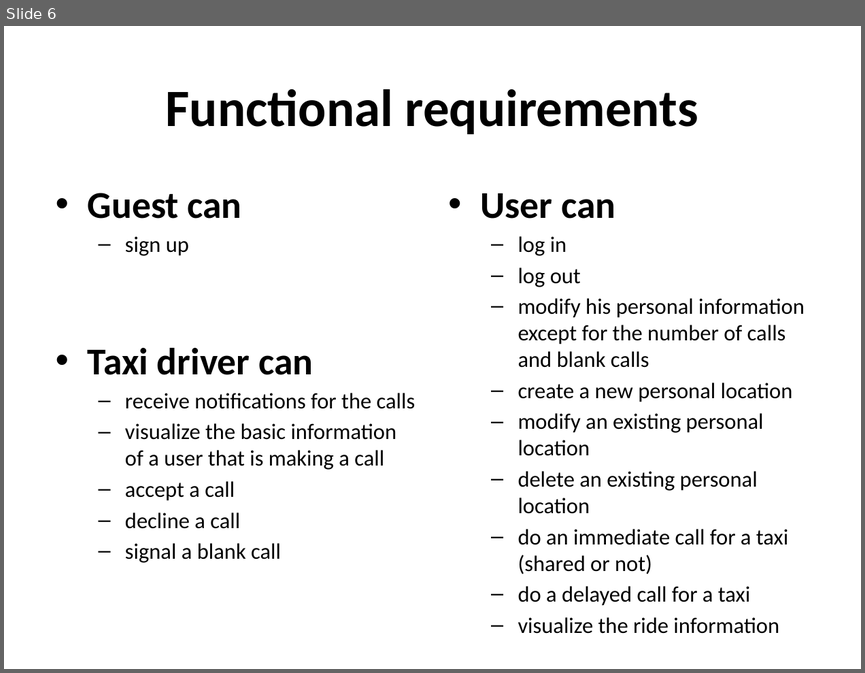
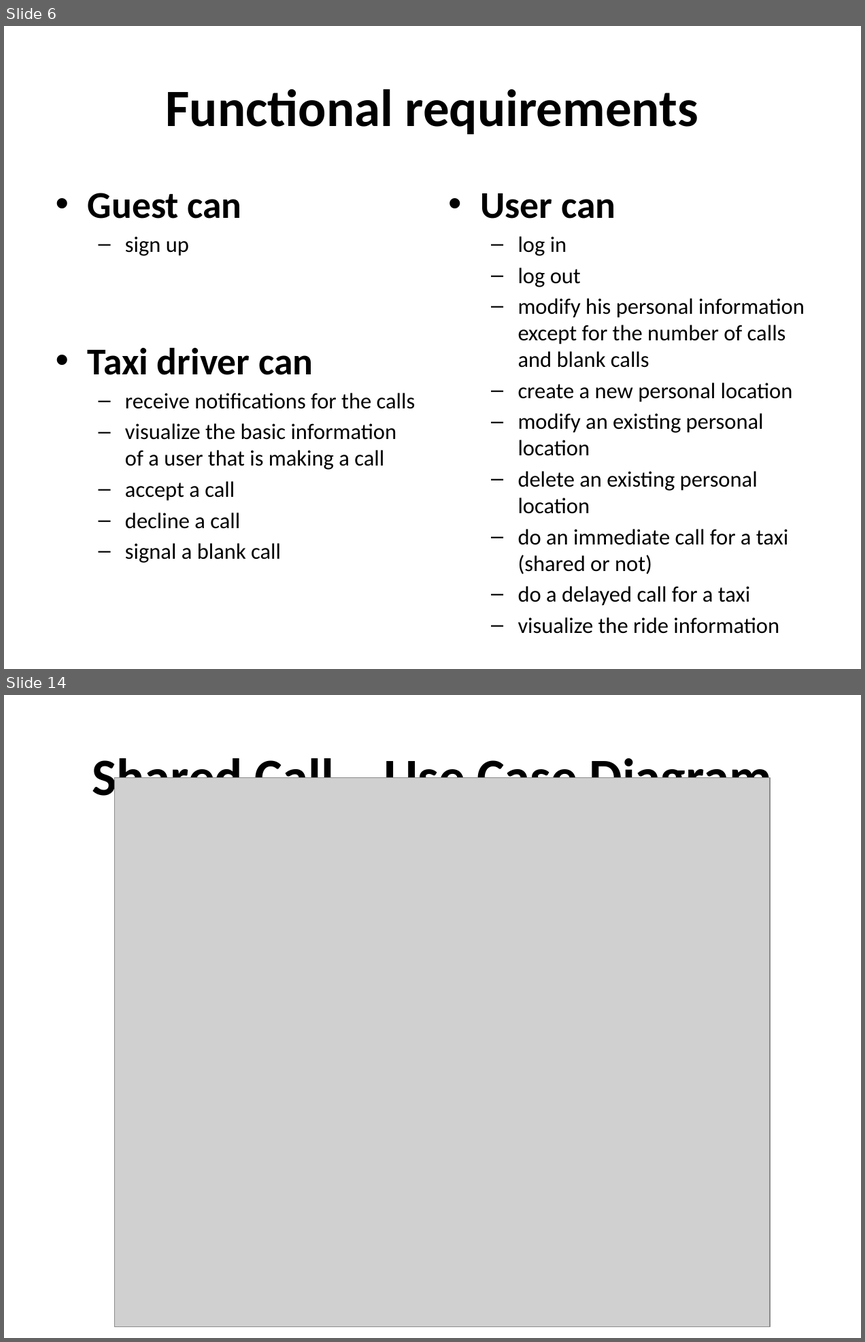
Before and after one commit to hartman19/IDSW2, a slide deck: Presentazione RASD.pptx. Shown one above the other, each under a label of ours: slide 6 before the commit, slides 6 and 14 after it; the slides between them are not shown. The pictures are 865x673 and 865x1342 pixels, drawn with LibreOffice and Linux fonts; fonts in the diff are those of the drawing; grey boxes stand for pictures. Boxes give left, top, right and bottom in pixels: in the first picture for what was removed or moved away, otherwise in the second. Text is boxed around its words. In the diff, an @@ line names an element or a change of style, - is before the commit and + after.

```diff
--- a/Presentazione RASD.pptx
+++ b/Presentazione RASD.pptx
@@ slide 14 added at box(4, 695, 861, 1338), background #FFFFFF @@
@@ title added at box(92, 751, 772, 807), 44 pt, text #000000, bold @@
+Shared Call – Use Case Diagram
@@ picture added at box(115, 778, 770, 1327) @@
```
Also in this commit, not shown: 2 slides changed, 10 other slides added, 1 other file.
